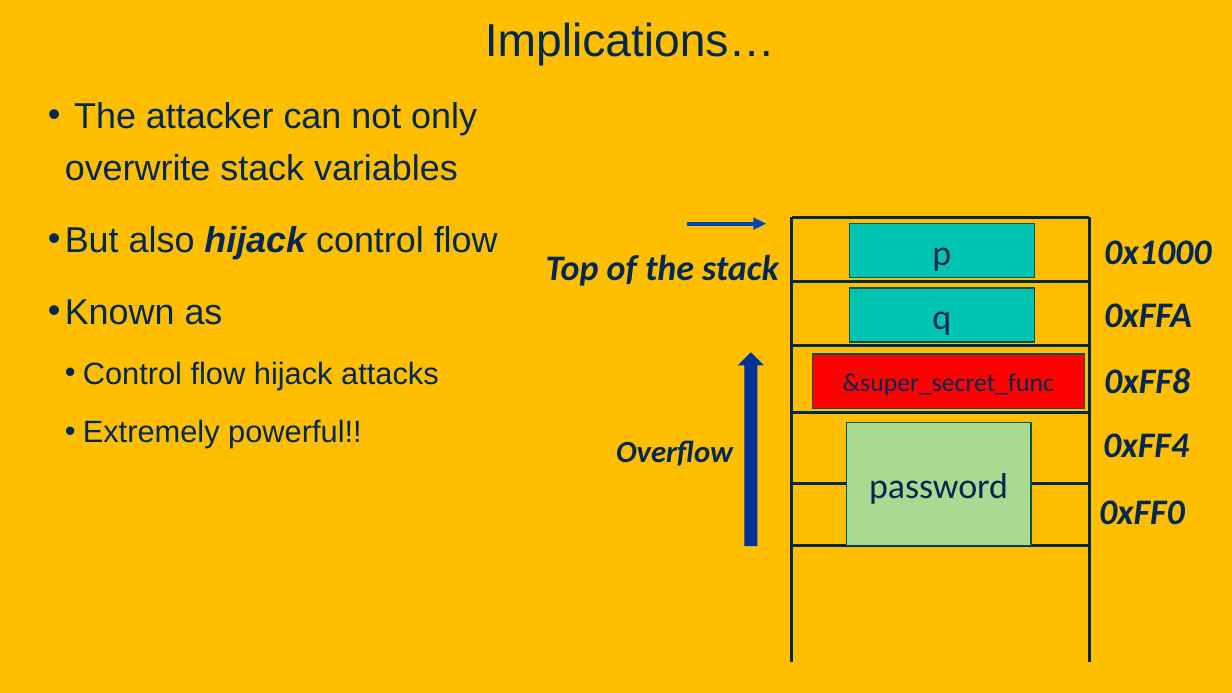
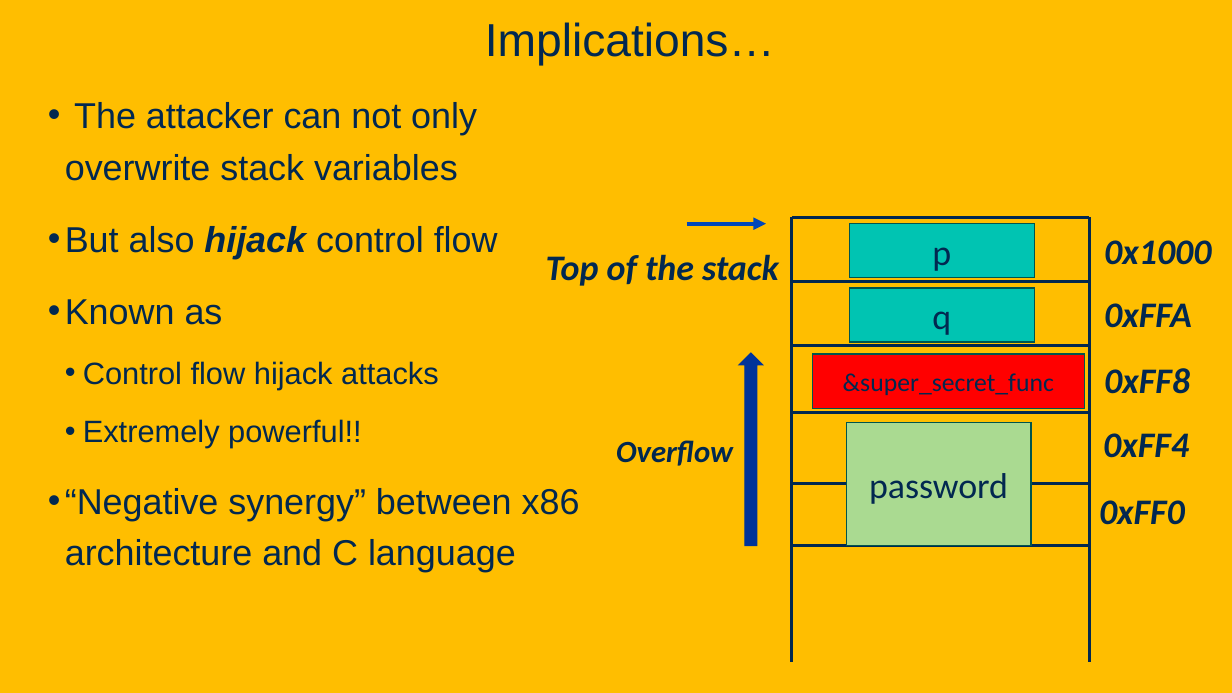
Before and after one commit to davsec-teaching/ECS160-Winter2025, a slide deck: slide 36 of slides/9_software_security.pptx (slide 35 before the commit). Drawn at 1232x693 pixels with LibreOffice and Linux fonts; fonts in the diff are those of the drawing; background and template pictures are left out. Boxes give left, top, right and bottom in pixels: in the first picture for what was removed or moved away, otherwise in the second. Text is boxed around its words. In the diff, an @@ line names an element or a change of style, - is before the commit and + after.

```diff
--- a/slides/9_software_security.pptx
+++ b/slides/9_software_security.pptx
@@ text at (x1=65, y1=488, x2=580, y2=572): paragraph added @@
+• “Negative synergy” between x86 architecture and C language
```
Also in this commit, not shown: 8 other slides changed, 28 slides added.
